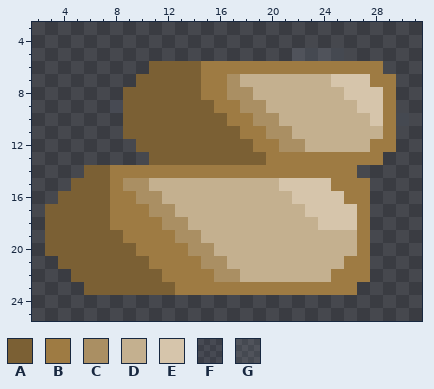
Two states of a pixel-art sprite, sprites/items/tebriy-alloy.png. This is how it looked before the edit.
The file is 32x32 pixels. Shown: x 2..31, y 3..25.
Palette (. is transparent): A #7b6034  B #9e7b43  C #aa8f63  D #c4b08f  E #d6c5ab  F #4c58781c  G #a0b0c81c
Now the later version:
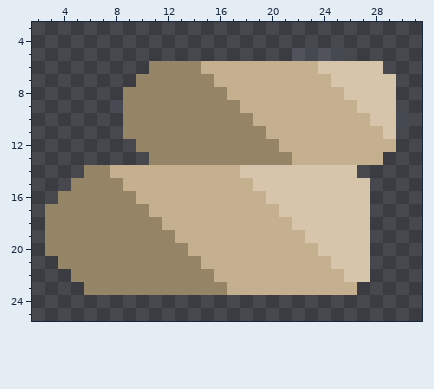
The edit:
{"colour":"A","old":"#7b6034","new":"#968467"}
{"y":6,"x":15,"old":"BBBBBBBBBBBBBB","new":"DDDDDDDDDEEEEE"}
{"y":7,"x":15,"old":"BBC","new":"ADD"}
{"y":7,"x":28,"old":"BB","new":"EE"}
{"y":8,"x":15,"old":"BBCC","new":"AADD"}
{"y":8,"x":29,"old":"B","new":"E"}
{"y":9,"x":16,"old":"BBCC","new":"AADD"}
{"y":9,"x":29,"old":"B","new":"E"}
{"y":10,"x":17,"old":"BBCC","new":"AADD"}
{"y":10,"x":29,"old":"B","new":"E"}
{"y":11,"x":18,"old":"BBCC","new":"AADD"}
{"y":11,"x":29,"old":"B","new":"E"}
{"y":12,"x":19,"old":"BBCC","new":"AADD"}
{"y":12,"x":28,"old":"BB","new":"DD"}
{"y":13,"x":20,"old":"BBBBBBBBB","new":"AADDDDDDD"}
{"y":14,"x":8,"old":"BBBBBBBBBBBBBBBBBBB","new":"DDDDDDDDDDEEEEEEEEE"}
{"y":15,"x":8,"old":"BCC","new":"ADD"}
{"y":15,"x":19,"old":"DD","new":"EE"}
{"y":15,"x":25,"old":"BBB","new":"EEE"}
{"y":16,"x":8,"old":"BBCC","new":"AADD"}
{"y":16,"x":20,"old":"DD","new":"EE"}
{"y":16,"x":26,"old":"BB","new":"EE"}
{"y":17,"x":8,"old":"BBBCC","new":"AAADD"}
{"y":17,"x":21,"old":"DD","new":"EE"}
{"y":17,"x":27,"old":"B","new":"E"}
{"y":18,"x":8,"old":"BBBBCC","new":"AAAADD"}
{"y":18,"x":22,"old":"DD","new":"EE"}
{"y":18,"x":27,"old":"B","new":"E"}
{"y":19,"x":9,"old":"BBBBCC","new":"AAAADD"}
{"y":19,"x":23,"old":"DDDDB","new":"EEEEE"}
{"y":20,"x":10,"old":"BBBBCC","new":"AAAADD"}
{"y":20,"x":24,"old":"DDDB","new":"EEEE"}
{"y":21,"x":11,"old":"BBBBCC","new":"AAAADD"}
{"y":21,"x":25,"old":"DBB","new":"EEE"}
{"y":22,"x":12,"old":"BBBBCC","new":"AAAADD"}
{"y":22,"x":25,"old":"BBB","new":"DEE"}
{"y":23,"x":13,"old":"BBBBBBBBBBBBBB","new":"AAAADDDDDDDDDD"}
{"label":"changed","picture_box":[45,61,396,295]}
